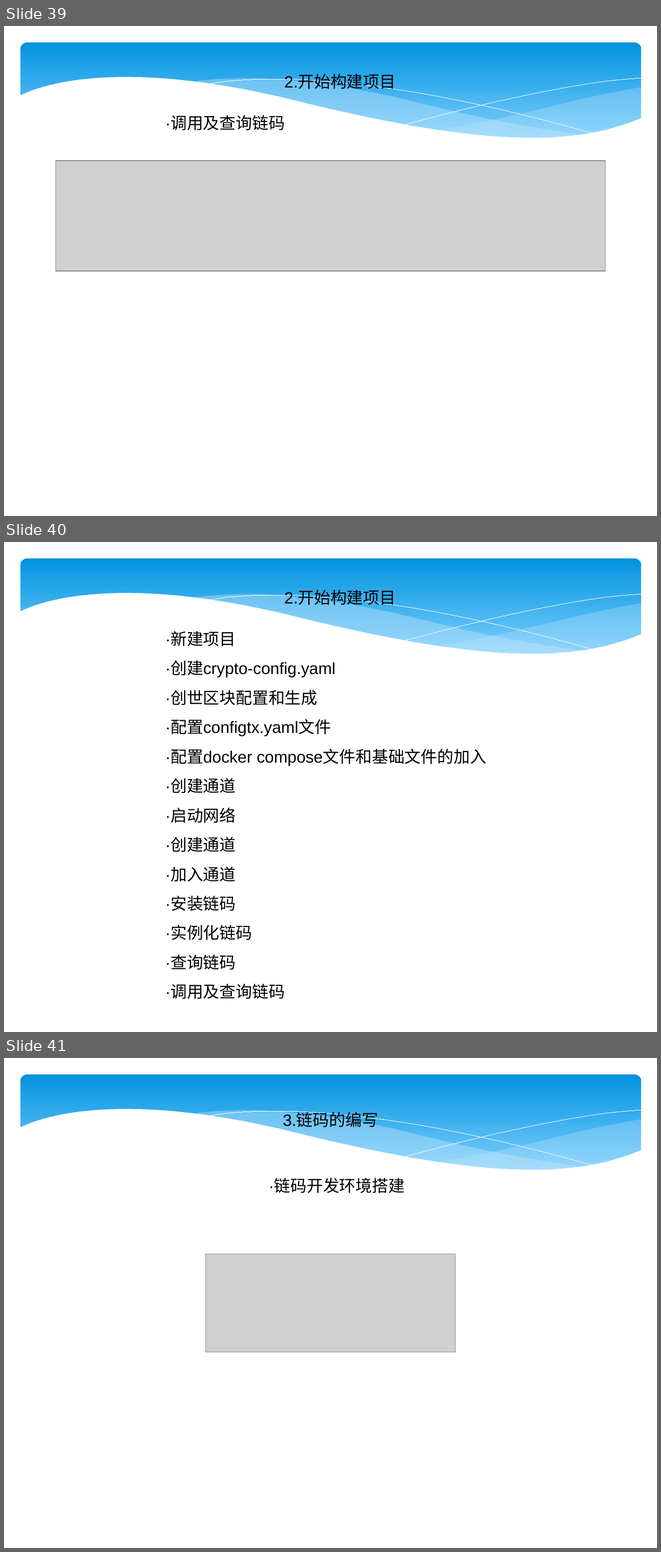
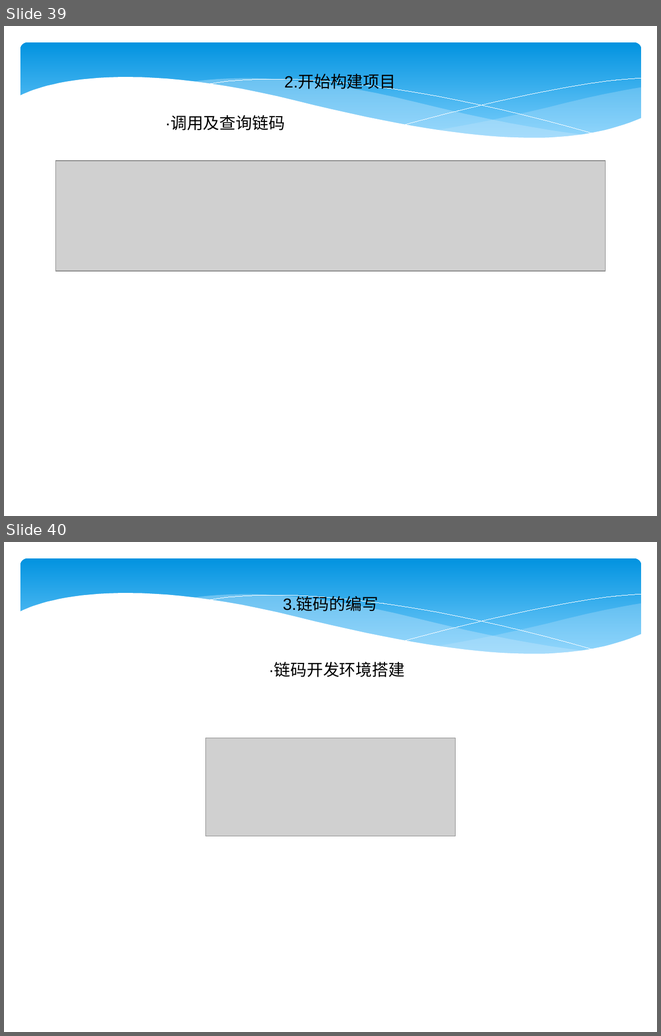
Before and after one commit to 382303784/hyperledger-fabric, a slide deck: fabric.ppt. Shown one above the other, each under a label of ours: slides 39, 40 and 41 before the commit, slides 39 and 40 after it. The pictures are 661x1552 and 661x1036 pixels, drawn with LibreOffice and Linux fonts; fonts in the diff are those of the drawing; grey boxes stand for pictures. Boxes give left, top, right and bottom in pixels: in the first picture for what was removed or moved away, otherwise in the second. Text is boxed around its words. In the diff, an @@ line names an element or a change of style, - is before the commit and + after.

Commit message:
update

```diff
--- a/fabric.ppt
+++ b/fabric.ppt
@@ slide 40 removed at [4,542,657,1032], background #FFFFFF; not listed: 6 template elements that a slide beside it also shows @@
@@ text removed at [284,591,396,607] @@
-2.开始构建项目
@@ text removed at [165,632,486,999] @@
-·新建项目
-·创建crypto-config.yaml
-·创世区块配置和生成
-·配置configtx.yaml文件
-·配置docker compose文件和基础文件的加入
-·创建通道
-·启动网络
-·创建通道
-·加入通道
-·安装链码
-·实例化链码
-·查询链码
-·调用及查询链码
@@ what was slide 41 is now slide 40 @@
```
